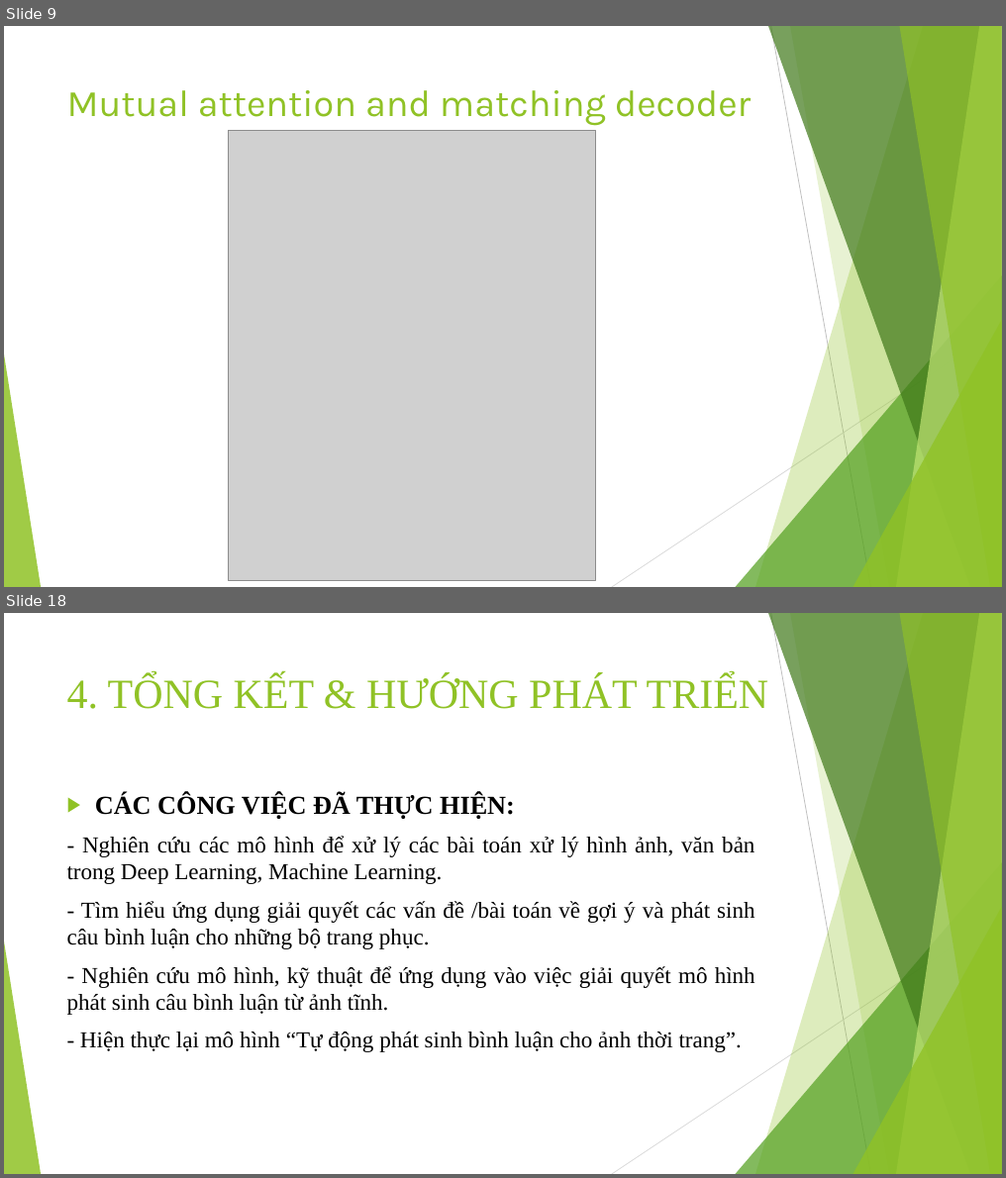
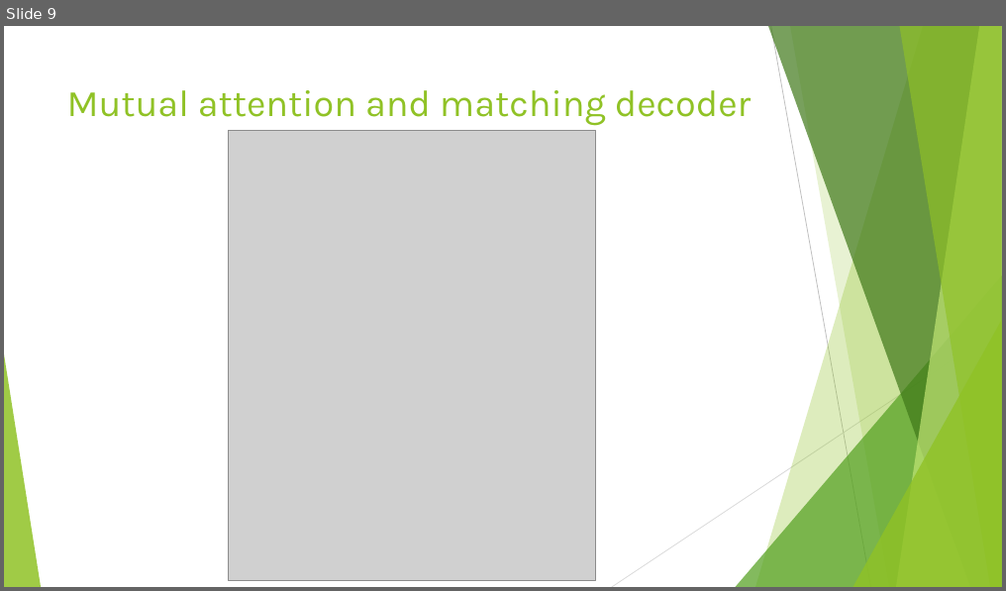
Before and after one commit to trungpham2701/KLTN-CommentGenerationForOutfit, a slide deck: BaoCaoKLTN.pptx. Shown one above the other, each under a label of ours: slides 9 and 18 before the commit, slide 9 after it; the slides between them are not shown. The pictures are 1006x1178 and 1006x591 pixels, drawn with LibreOffice and Linux fonts; fonts in the diff are those of the drawing; grey boxes stand for pictures. Boxes give left, top, right and bottom in pixels: in the first picture for what was removed or moved away, otherwise in the second. Text is boxed around its words. In the diff, an @@ line names an element or a change of style, - is before the commit and + after.

```diff
--- a/BaoCaoKLTN.pptx
+++ b/BaoCaoKLTN.pptx
@@ slide 18 removed at <box>4,613,1002,1174</box>, background #FFFFFF; not listed: 10 template elements that a slide beside it also shows @@
@@ title removed at <box>67,675,768,709</box> @@
-4. TỔNG KẾT & HƯỚNG PHÁT TRIỂN
@@ text removed at <box>67,793,755,1053</box> @@
-▶ CÁC CÔNG VIỆC ĐÃ THỰC HIỆN:
-- Nghiên cứu các mô hình để xử lý các bài toán xử lý hình ảnh, văn bản trong Deep Learning, Machine Learning.
-- Tìm hiểu ứng dụng giải quyết các vấn đề /bài toán về gợi ý và phát sinh câu bình luận cho những bộ trang phục.
-- Nghiên cứu mô hình, kỹ thuật để ứng dụng vào việc giải quyết mô hình phát sinh câu bình luận từ ảnh tĩnh.
-- Hiện thực lại mô hình “Tự động phát sinh bình luận cho ảnh thời trang”.
```
Also in this commit, not shown: 15 slides changed, 6 slides added, 5 other slides removed.
